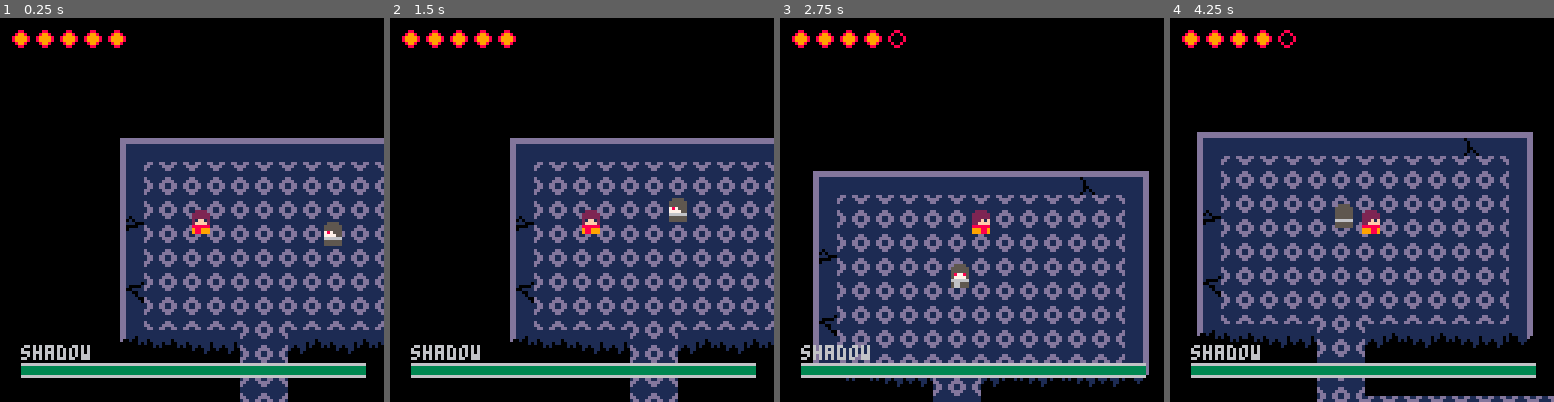
Above: before the commit, frames 1-4 (left to right).
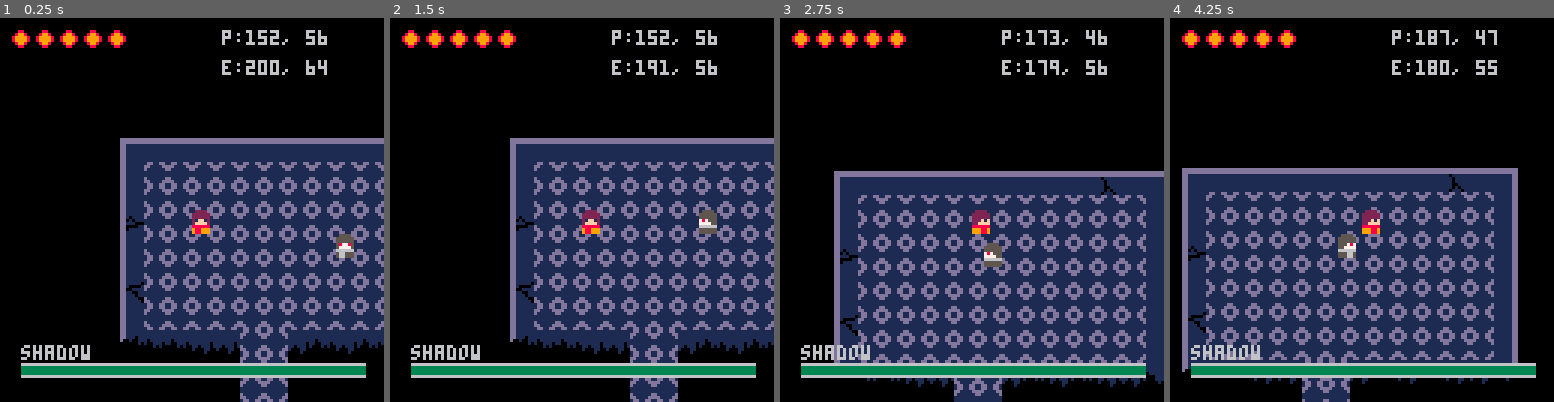
Above: after the commit, the same moments.

Repository: bombadil444/pico-realms
Game: PICO-8 cartridge realms.p8
Two runs of this game, one before a commit and one after it. Both use one fixed random seed, a clock stepped at 60 frames per second and the inputs below.
Inputs:
- Up to frame 1 (0.25 s): no input
- Up to frame 2 (1.5 s): tap X (X key) at 0.33, 1.07 s; tap O (Z key) at 0.7 s
- Up to frame 3 (2.75 s): hold Right 1.6-2.1 s; tap O (Z key) at 1.7, 2.1, 2.5 s; tap X (X key) at 1.85 s; hold Up 2.15-2.42 s; hold Right from 2.47 s (still down)
- Up to frame 4 (4.25 s): tap O (Z key) every 0.4 s from 2.9 to 4.1 s; tap X (X key) at 2.97, 4.08 s; release Right at 3.03 s; hold Left 3.08-3.58 s; hold Down 3.63-3.97 s; hold Right from 4.02 s (still down)

The runs differ from the first frame. In frame 1, 1.3% of the frame differs, in the area x 57-93%, y 3-63%; in frame 2, 1.3%; in frame 3, 17%; in frame 4, 40%, in the area x 3-100%, y 3-100%.

Commit message:
improved collisions

Diff:
--- a/realms.p8
+++ b/realms.p8
@@ -15,7 +15,8 @@
     tile_size = 8
     sound_enabled = false
     --music(0,0,4)
-    slow = false
+    freeze = true
+    advance_frame = false
 
     sprites = {}
     anims = {}
@@ -138,14 +139,24 @@
 
 
 function _update()
-    local fps_limit = 1
-    if slow then
-        fps_limit = time()
-    end
-    if fps_limit % 1 == 0 then
+
+    if btnp(5) then
+        freeze = not freeze
+    end
+
+    if btnp(4) and freeze then
+        advance_frame = true
+    end
+
+    log('p:'..round(player.x,0)..', '..round(player.y,0))
+    log('e:'..round(enemy.x,0)..', '..round(enemy.y,0))
+
+    if not freeze or (freeze and advance_frame) then
         handle_inputs()
         player.update()
         enemy.update()
+
+        if freeze then advance_frame = false end
     end
 
     if player.dead then
@@ -241,17 +252,23 @@
         local sw = self.width
         local sh = self.height
 
+        local range = 0.75
+
+        local attacker_spr = attacker.anim.get_cur_frame().spr
+        local aw = attacker_spr.width * tile_size
+        local ah = attacker_spr.height * tile_size
+
         if attacker.attacking then
             if attacker.facing == 'left' then
                 if ax >= sx and
-                   ax <= sx + attacker.width * 2 and
+                   ax <= sx + aw * range and
                    ay <= sy + sh and
                    ay >= sy - sh then
                     return true
                 end
             elseif attacker.facing == 'right' then
                 if ax <= sx and
-                   ax >= sx - attacker.width * 2 and
+                   ax >= sx - aw * range and
                    ay <= sy + sh and
                    ay >= sy - sh then
                     return true
@@ -260,14 +277,14 @@
                 if ax <= sx + sw and
                    ax >= sx - sw and
                    ay >= sy and
-                   ay <= sy + attacker.height * 2 then
+                   ay <= sy + ah * range then
                     return true
                 end
             elseif attacker.facing == 'down' then
                 if ax <= sx + sw and
                    ax >= sx - sw and
                    ay <= sy and
-                   ay >= sy - attacker.height * 2 then
+                   ay >= sy - ah * range then
                     return true
                 end
             end
@@ -288,7 +305,7 @@
 
     p.anim = anims['player_down']
     p.invin_start_time = time()
-    p.invin_duration = 2
+    p.invin_duration = 3
 
     p.moving = false
     p.visible = true
@@ -467,7 +484,14 @@
 
 
 function init_enemy(x, y, width, height, speed, type)
-    local e = init_object(x, y, width * tile_size, height * tile_size, speed, 115)
+    local e = init_object(
+        x,
+        y,
+        width * tile_size,
+        height * tile_size,
+        speed,
+        115
+    )
 
     e.type = type
     e.anim = anims[e.type..'_'..e.facing]
@@ -513,10 +537,10 @@
         local ex = round(e.x, 0)
         local ey = round(e.y, 0)
 
-        if py > ey + e.height / 2 then
+        if py > ey then
             e.dy = 1
             e.facing = 'down'
-        elseif py < ey + e.height / 2 then
+        elseif py < ey then
             e.dy = -1
             e.facing = 'up'
         end
@@ -728,13 +752,13 @@
 --inputs
 function handle_inputs()
     --set direction player wants to move in
-    if btn(⬅️)        then player.set_direction('left')
-       elseif btn(➡️) then player.set_direction('right')
-       elseif btn(⬆️) then player.set_direction('up')
-       elseif btn(⬇️) then player.set_direction('down')
-    end
-
-    if btnp(❎) then
+    if btn(0)        then player.set_direction('left')
+       elseif btn(1) then player.set_direction('right')
+       elseif btn(2) then player.set_direction('up')
+       elseif btn(3) then player.set_direction('down')
+    end
+
+    if btnp(4) and not freeze then
         player.attack()
     end
 end
